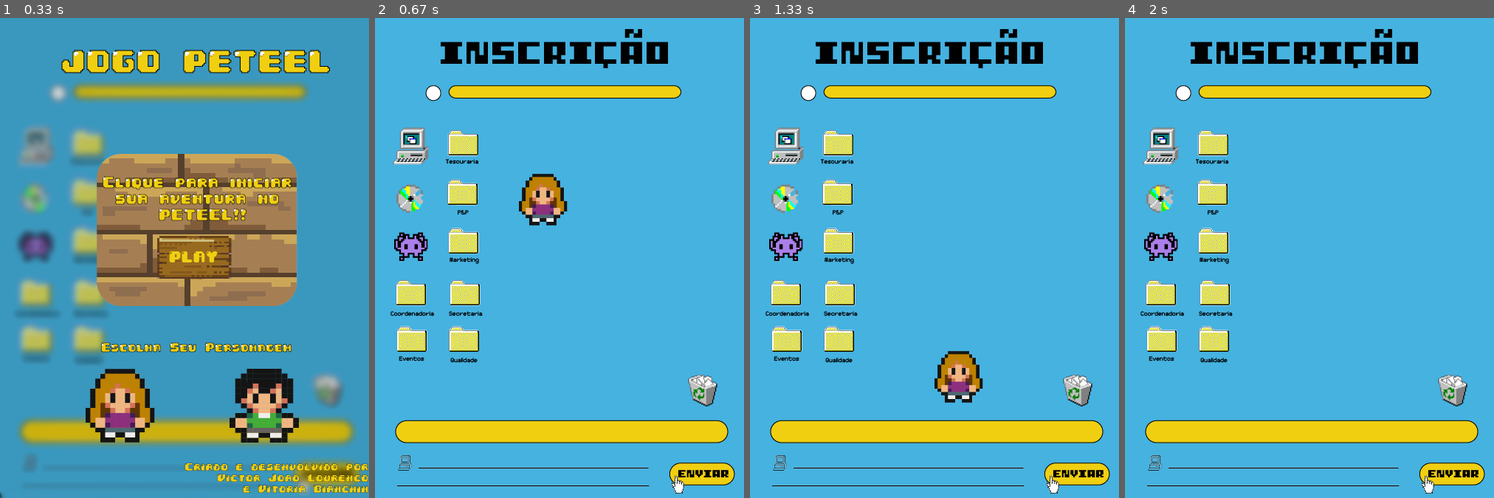
Above: before the commit, frames 1-4 (left to right).
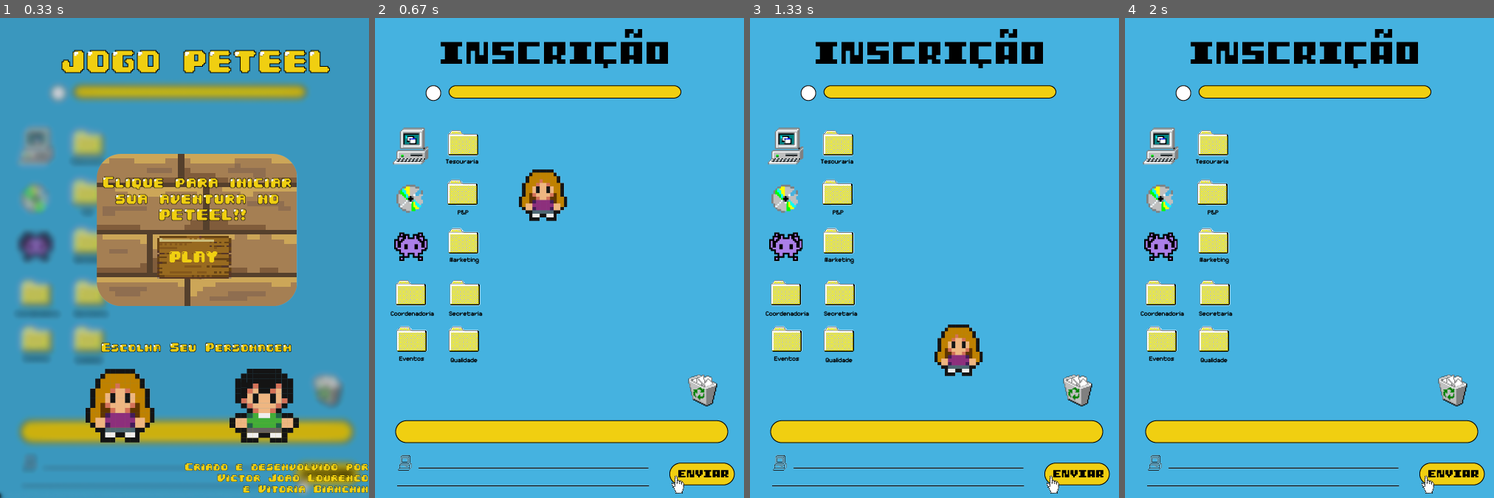
Above: after the commit, the same moments.

Repository: Victor-J-L/JOGO-PETEEL
Game: pygame game, started from primeirafase.py
The game is run twice, just before and just after one commit, with the same random seed, the same clock (stepped at 60 frames per second) and the same inputs.
Inputs (mouse positions are in pixels of both pictures, inside the frame that each line leads up to):
- Up to frame 1 (0.33 s): no input
- Up to frame 2 (0.67 s): click (570, 258) at 0.38 s
- Up to frame 3 (1.33 s): hold Right 0.67-1.13 s; move the mouse to (919, 277) at 0.7 s; hold Right from 1.17 s (still down)
- Up to frame 4 (2 s): release Right at 1.63 s

Frame 1 is identical in both runs. In frame 2, 0.8% of the frame differs, in the area x 39-53%, y 31-44%; in frame 3, 1.8%, in the area x 50-64%, y 63-81%; in frame 4, nothing differs.

Commit message:
Mais ajustes na gravidade

Diff:
--- a/primeirafase.py
+++ b/primeirafase.py
@@ -183,7 +183,7 @@
                 fundo = pygame.image.load("Imagens/Primeira Fase/fundo1_1.png")
 
        #Código Movimento do personagem
-        personagem.acc = vec(0, 0.4)
+        personagem.acc = vec(0, 0.35)
         keys = pygame.key.get_pressed()
         if keys[pygame.K_LEFT]:
             personagem.acc.x = -0.5
